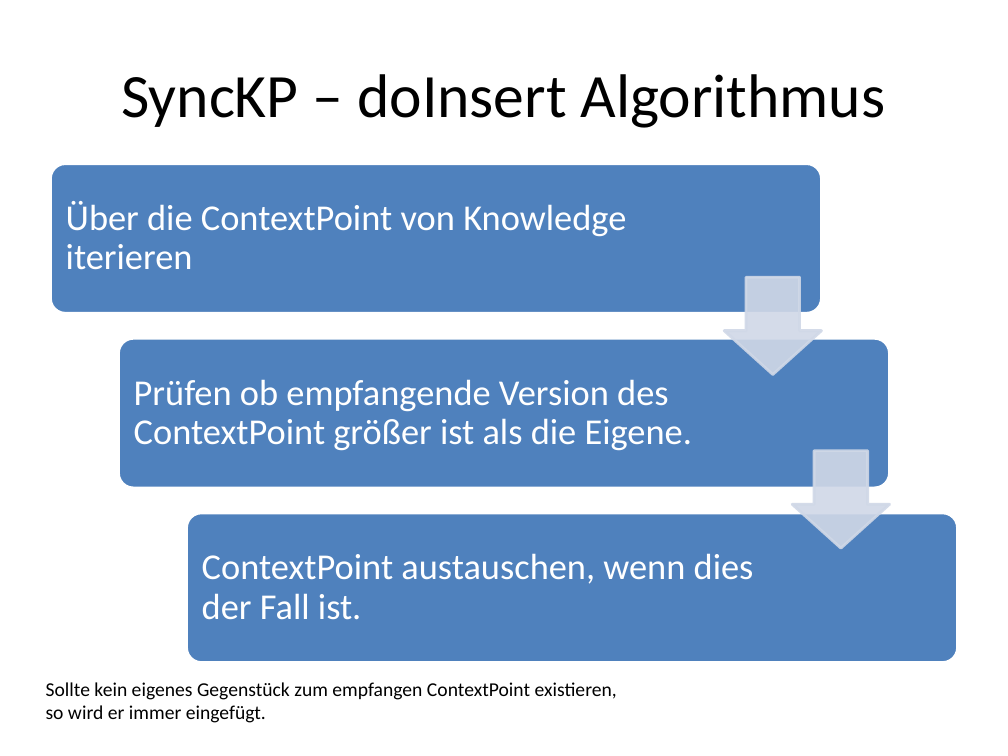
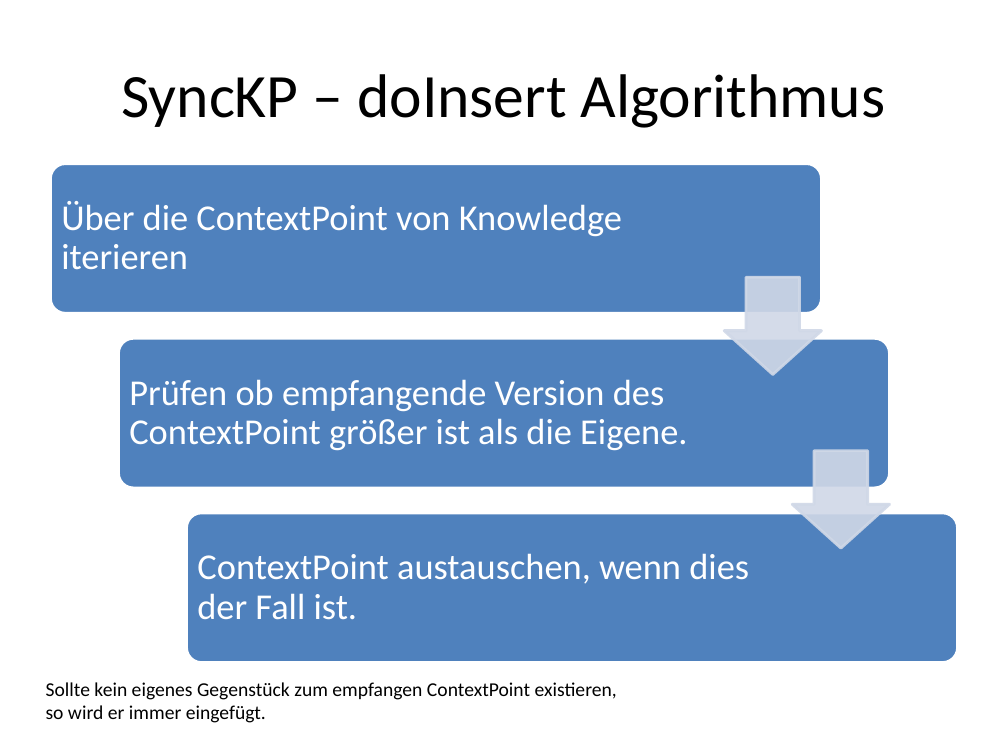
Before and after one commit to NitrosRazril/masterthesis, a slide deck: slide 12 of Text/Master.pptx (slide 8 before the commit). Drawn at 1008x756 pixels with LibreOffice and Linux fonts; fonts in the diff are those of the drawing. Boxes give left, top, right and bottom in pixels: in the first picture for what was removed or moved away, otherwise in the second. Text is boxed around its words. In the diff, an @@ line names an element or a change of style, - is before the commit and + after.

```diff
--- a/Text/Master.pptx
+++ b/Text/Master.pptx
@@ text "Über die ContextPoint von Knowledge ...": place and size @@
-text "Über die ContextPoint von Knowledge ..." at <box>66,201,626,270</box>
+text "Über die ContextPoint von Knowledge ..." at <box>61,201,622,270</box>
@@ text "Prüfen ob empfangende Version des ...": place and size @@
-text "Prüfen ob empfangende Version des ..." at <box>134,379,692,451</box>
+text "Prüfen ob empfangende Version des ..." at <box>129,379,687,451</box>
@@ text "ContextPoint austauschen, wenn dies der ...": place and size @@
-text "ContextPoint austauschen, wenn dies der ..." at <box>202,553,754,620</box>
+text "ContextPoint austauschen, wenn dies der ..." at <box>197,553,749,620</box>
```
Also in this commit, not shown: 3 other slides changed, 4 slides added, 2 other files.
